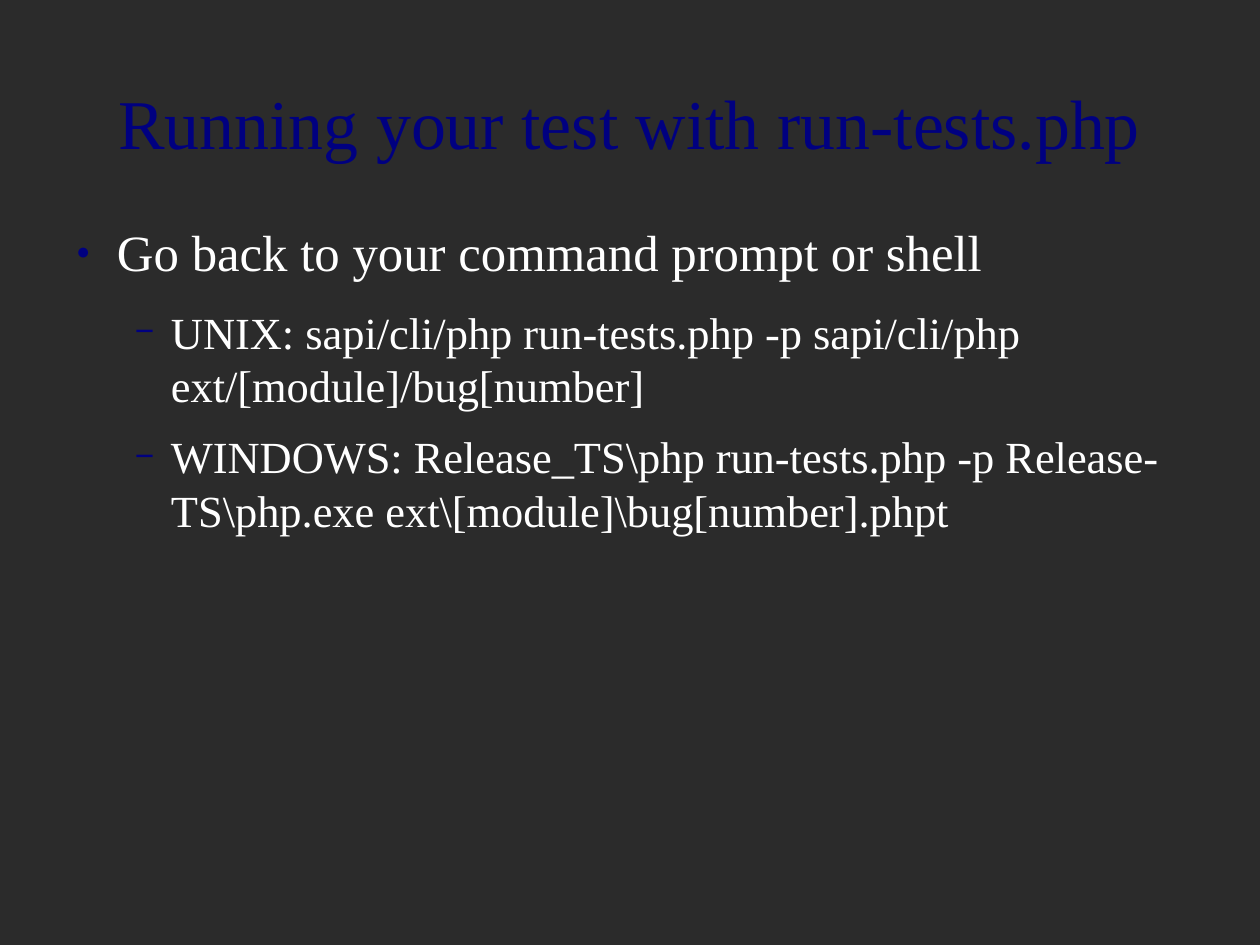
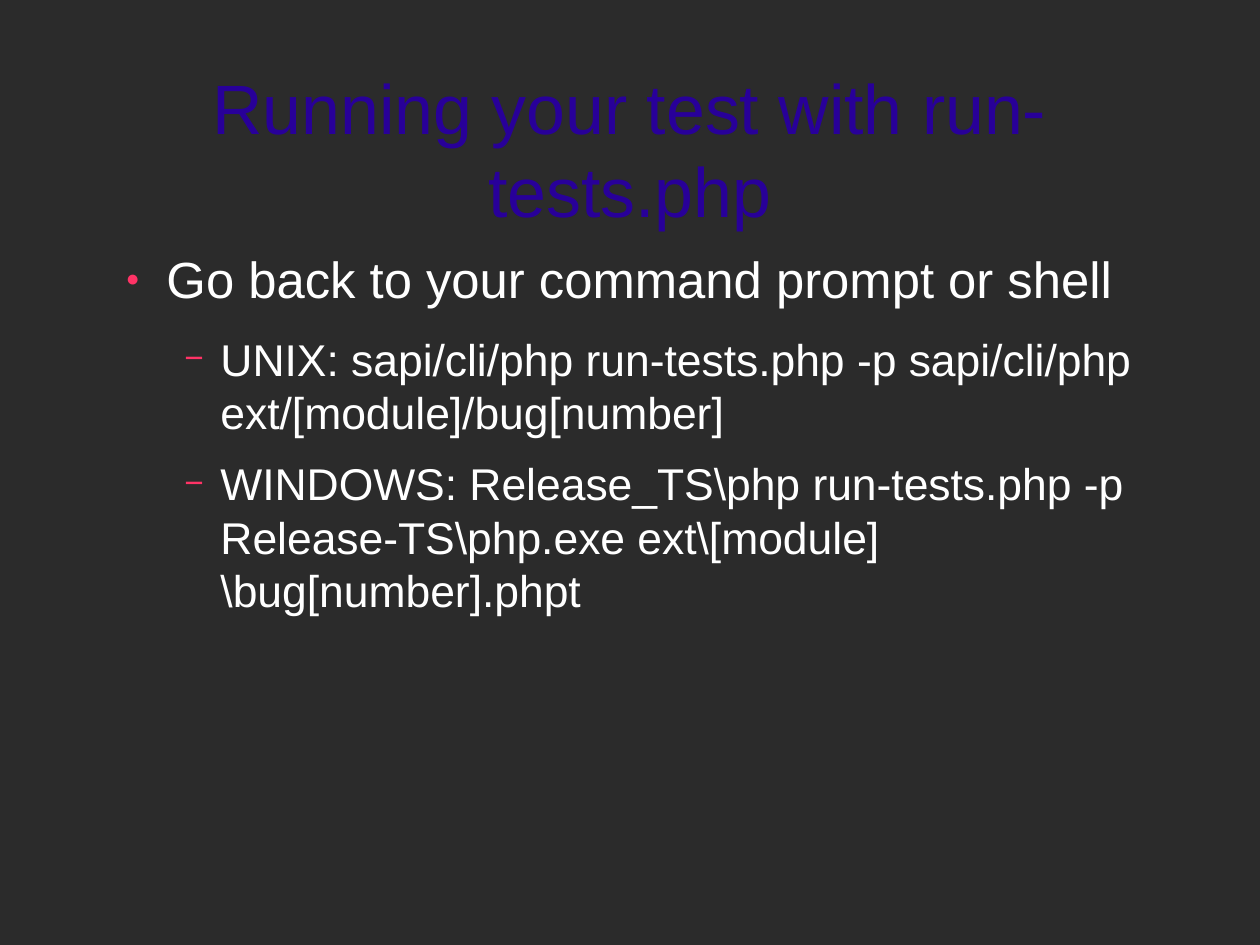
Before and after one commit to zippy1981/TalkMaterials, a slide deck: slide 25 of NYPHP/2010-May/Hacking PHP for Fun and Profit.odp (slide 21 before the commit). Drawn at 1260x945 pixels with LibreOffice and Linux fonts; fonts in the diff are those of the drawing; background and template pictures are left out; a plain dark background stands for a picture behind light text. Boxes give left, top, right and bottom in pixels: in the first picture for what was removed or moved away, otherwise in the second. Text is boxed around its words. In the diff, an @@ line names an element or a change of style, - is before the commit and + after.

```diff
--- a/NYPHP/2010-May/Hacking PHP for Fun and Profit.odp
+++ b/NYPHP/2010-May/Hacking PHP for Fun and Profit.odp
@@ title "Running your test with run-tests.php": place and size @@
-title "Running your test with run-tests.php" at bbox=[353, 247, 754, 357]
+title "Running your test with run-tests.php" at bbox=[212, 83, 1046, 231]
@@ title "Running your test with run-tests.php" at bbox=[212, 83, 1046, 231]: font Times New Roman to Arial, text colour #000080 to #280099 @@
@@ text "Go back to your command ...": place and size @@
-text "Go back to your command ..." at bbox=[117, 235, 1158, 536]
+text "Go back to your command ..." at bbox=[166, 261, 1131, 616]
@@ text "Go back to your command ..." at bbox=[166, 261, 1131, 616]: font Times New Roman to Arial; bullet colour #000080 to #FF3366 @@
```
Also in this commit, not shown: 34 other slides changed, 7 slides added, 3 slides removed.
